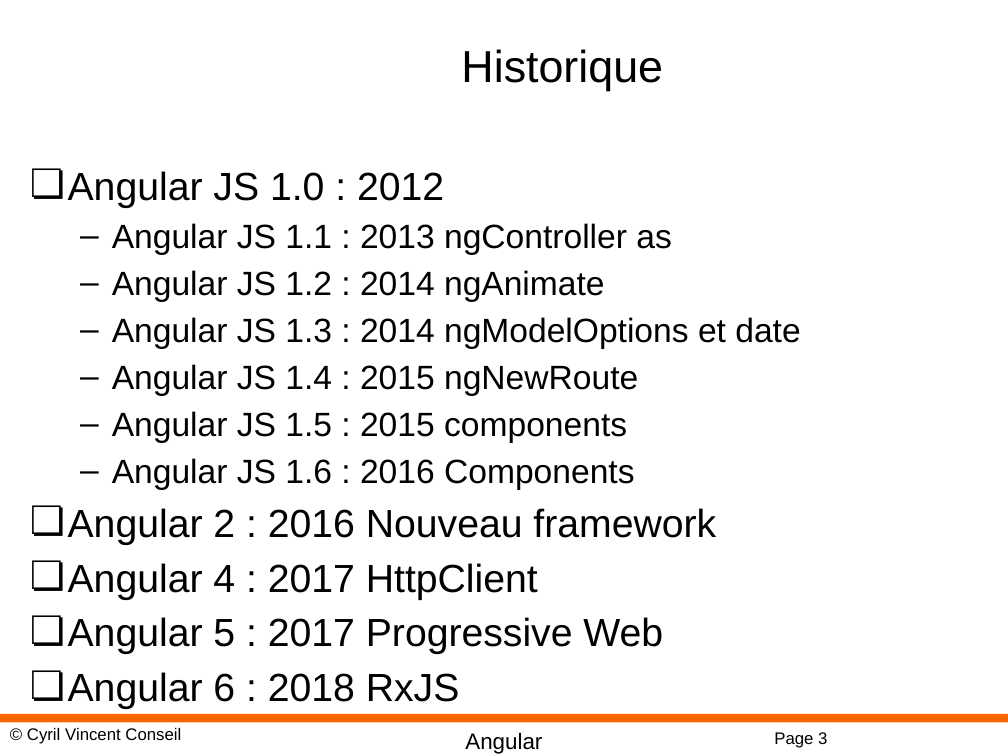
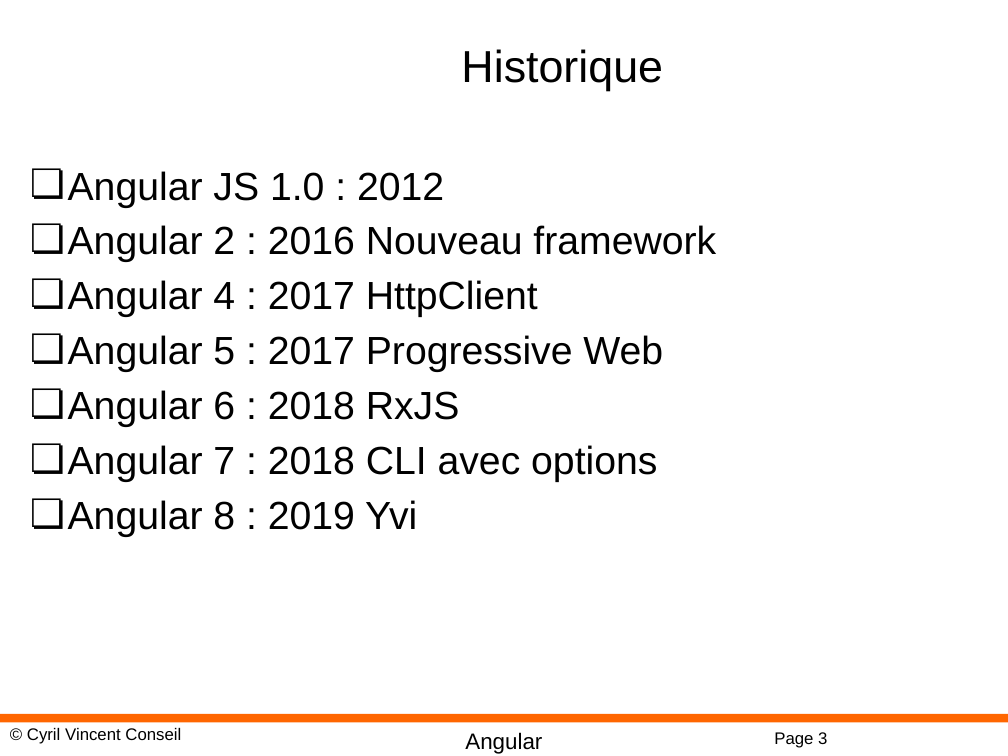
Before and after one commit to cyrilvincent/angular, a slide deck: slide 3 of PPT/Angular01-Intro.pptx. Drawn at 1008x756 pixels with LibreOffice and Linux fonts; fonts in the diff are those of the drawing; background and template pictures are left out. Boxes give left, top, right and bottom in pixels: in the first picture for what was removed or moved away, otherwise in the second. Text is boxed around its words. In the diff, an @@ line names an element or a change of style, - is before the commit and + after.

Commit message:
PPT => NG 8

```diff
--- a/PPT/Angular01-Intro.pptx
+++ b/PPT/Angular01-Intro.pptx
@@ text at [112,223,800,490]: paragraphs removed @@
-  – Angular JS 1.1 : 2013 ngController as
-  – Angular JS 1.2 : 2014 ngAnimate
-  – Angular JS 1.3 : 2014 ngModelOptions et date
-  – Angular JS 1.4 : 2015 ngNewRoute
-  – Angular JS 1.5 : 2015 components
-  – Angular JS 1.6 : 2016 Components
@@ text at [68,445,657,537]: paragraphs added @@
+❏ Angular 7 : 2018 CLI avec options
+❏ Angular 8 : 2019 Yvi
```
Also in this commit, not shown: 1 slide removed, 6 other files.
